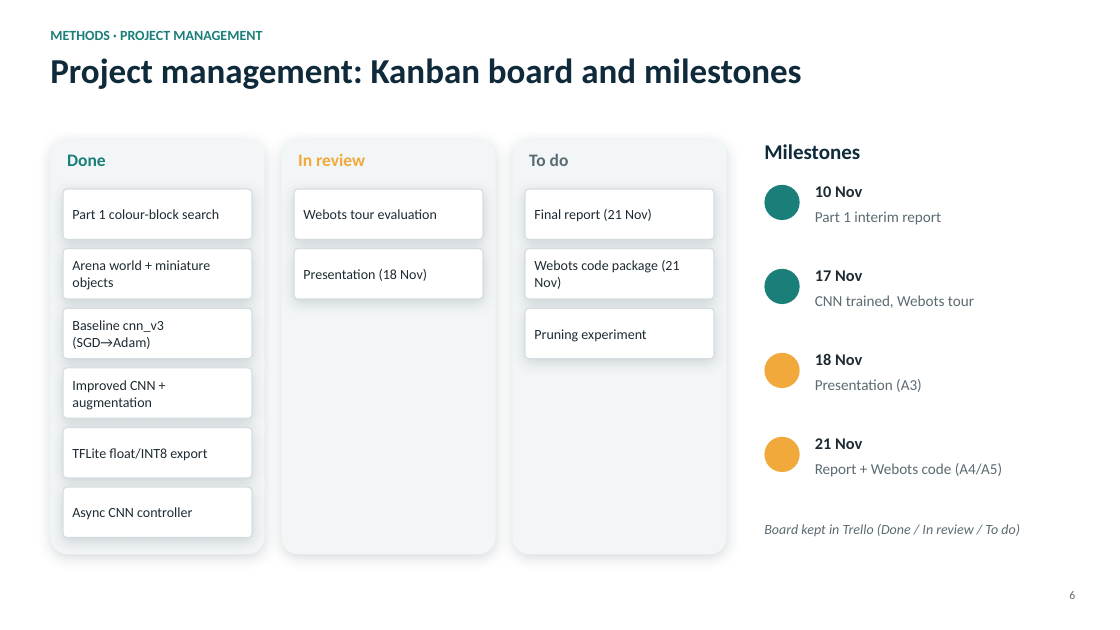
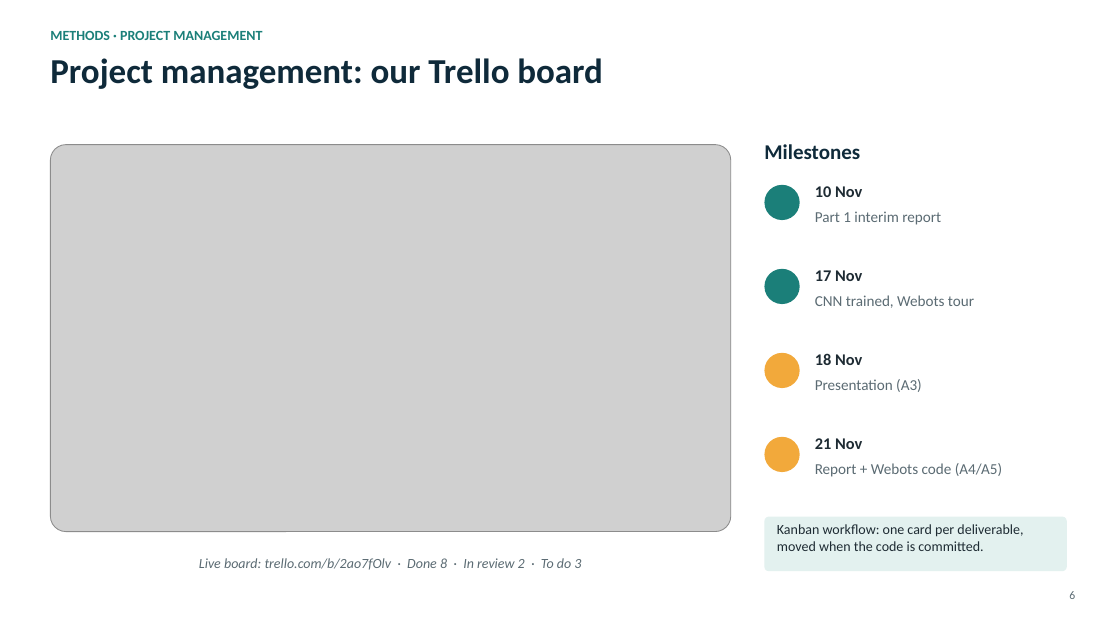
Before and after one commit to dharshanthehacker-arch/epuck-cnn-webots, a slide deck: slide 6 of presentation/CNN_Webots_Presentation.pptx. Drawn at 1120x630 pixels with LibreOffice and Linux fonts; fonts in the diff are those of the drawing; grey boxes stand for pictures; background and template pictures are left out. Boxes give left, top, right and bottom in pixels: in the first picture for what was removed or moved away, otherwise in the second. Text is boxed around its words. In the diff, an @@ line names an element or a change of style, - is before the commit and + after.

```diff
--- a/presentation/CNN_Webots_Presentation.pptx
+++ b/presentation/CNN_Webots_Presentation.pptx
@@ text at <box>50,58,603,89</box>: text changed @@
-Project management: Kanban board and milestones
+Project management: our Trello board
@@ rounded rectangle removed at <box>50,139,265,555</box> @@
@@ picture added at <box>50,145,731,532</box> @@
@@ rounded rectangle removed at <box>281,139,496,555</box> @@
@@ rounded rectangle removed at <box>513,139,727,555</box> @@
@@ text removed at <box>67,154,106,166</box> @@
-Done
@@ text removed at <box>298,154,365,166</box> @@
-In review
@@ text removed at <box>529,153,569,166</box> @@
-To do
@@ rounded rectangle removed at <box>63,189,252,239</box> @@
-Part 1 colour-block search
@@ rounded rectangle removed at <box>294,189,483,239</box> @@
-Webots tour evaluation
@@ rounded rectangle removed at <box>525,189,714,239</box> @@
-Final report (21 Nov)
@@ rounded rectangle removed at <box>63,249,252,299</box> @@
-Arena world + miniature objects
@@ rounded rectangle removed at <box>294,249,483,299</box> @@
-Presentation (18 Nov)
@@ rounded rectangle removed at <box>525,249,714,299</box> @@
-Webots code package (21 Nov)
@@ rounded rectangle removed at <box>63,308,252,359</box> @@
-Baseline cnn_v3 (SGD→Adam)
@@ rounded rectangle removed at <box>525,308,714,359</box> @@
-Pruning experiment
@@ rounded rectangle removed at <box>63,368,252,418</box> @@
-Improved CNN + augmentation
@@ rounded rectangle removed at <box>63,428,252,478</box> @@
-TFLite float/INT8 export
@@ rounded rectangle removed at <box>63,487,252,538</box> @@
-Async CNN controller
@@ rounded rectangle added at <box>765,517,1067,571</box>, fill #E3F1EF @@
@@ text added at <box>777,524,1023,551</box>, 12 pt, text #1E2B33 @@
+Kanban workflow: one card per deliverable, moved when the code is committed.
@@ text at <box>199,558,581,570</box>: text changed @@
-Board kept in Trello (Done / In review / To do)
+Live board: trello.com/b/2ao7fOlv · Done 8 · In review 2 · To do 3
```
Also in this commit, not shown: 1 other slide changed, 5 other files.
